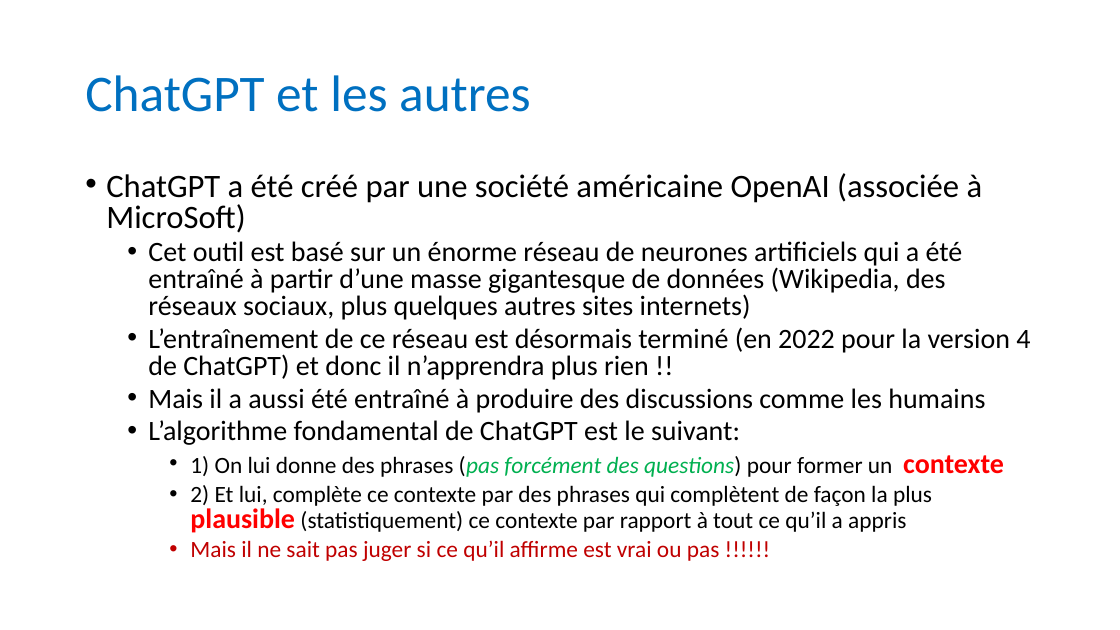
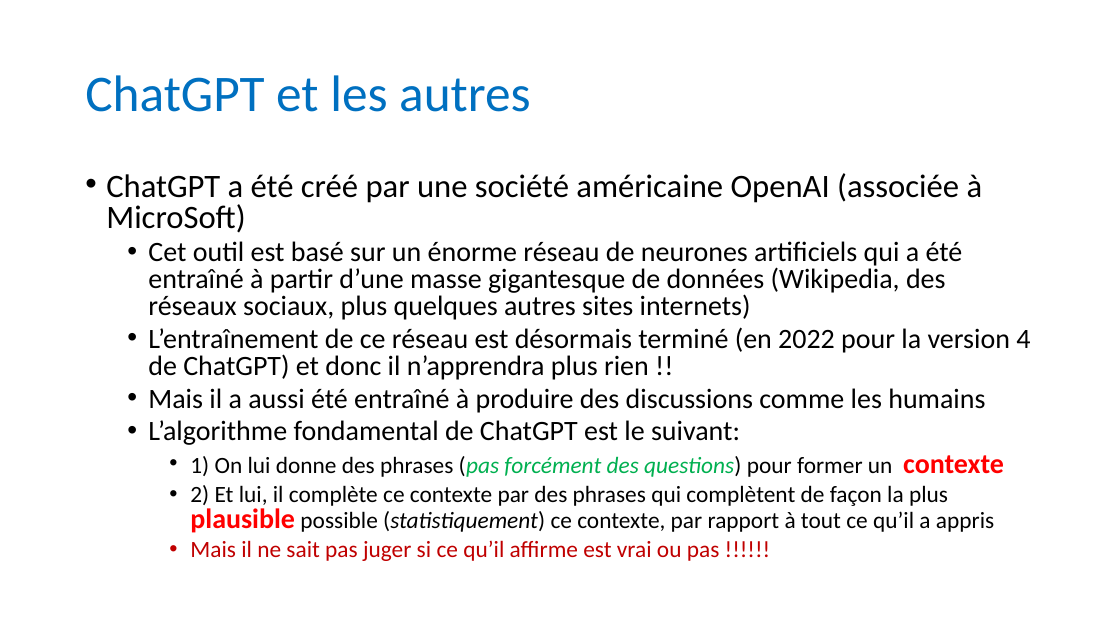
Before and after one commit to anumby-source/RobotServiceJeunesse2023, a slide deck: slide 9 of Journée du 5 mai 2023.pptx. Drawn at 1120x630 pixels with LibreOffice and Linux fonts; fonts in the diff are those of the drawing. Boxes give left, top, right and bottom in pixels: in the first picture for what was removed or moved away, otherwise in the second. Text is boxed around its words. In the diff, an @@ line names an element or a change of style, - is before the commit and + after.

```diff
--- a/Journée du 5 mai 2023.pptx
+++ b/Journée du 5 mai 2023.pptx
@@ text at box(190, 485, 994, 533): text changed @@
-    • 2) Et lui, complète ce contexte par des phrases qui complètent de façon la plus plausible (statistiquement) ce contexte par rapport à tout ce qu’il a appris
+    • 2) Et lui, il complète ce contexte par des phrases qui complètent de façon la plus plausible possible (statistiquement) ce contexte, par rapport à tout ce qu’il a appris
```
Also in this commit, not shown: 4 other slides changed, 1 slide added, 1 other file.
